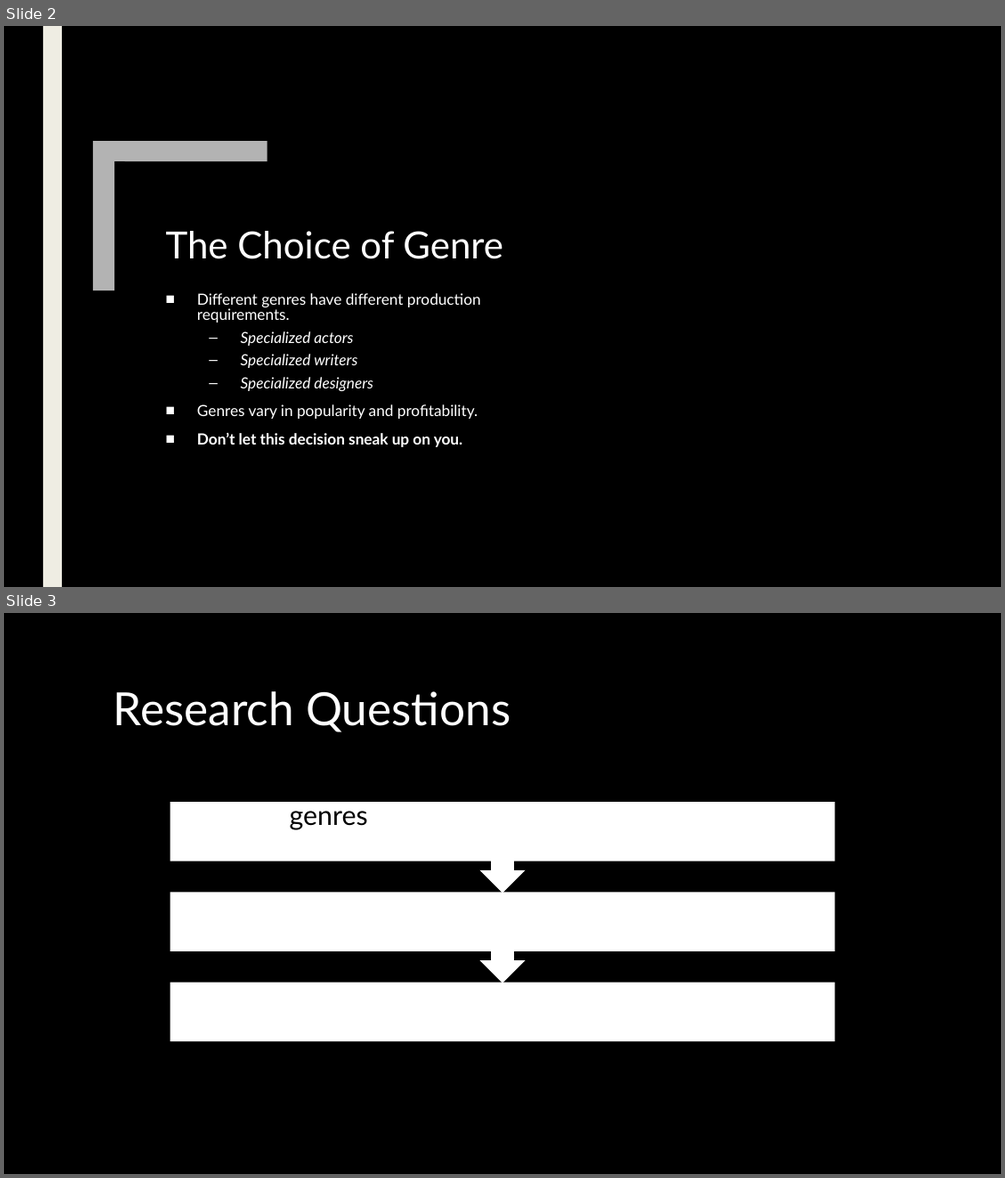
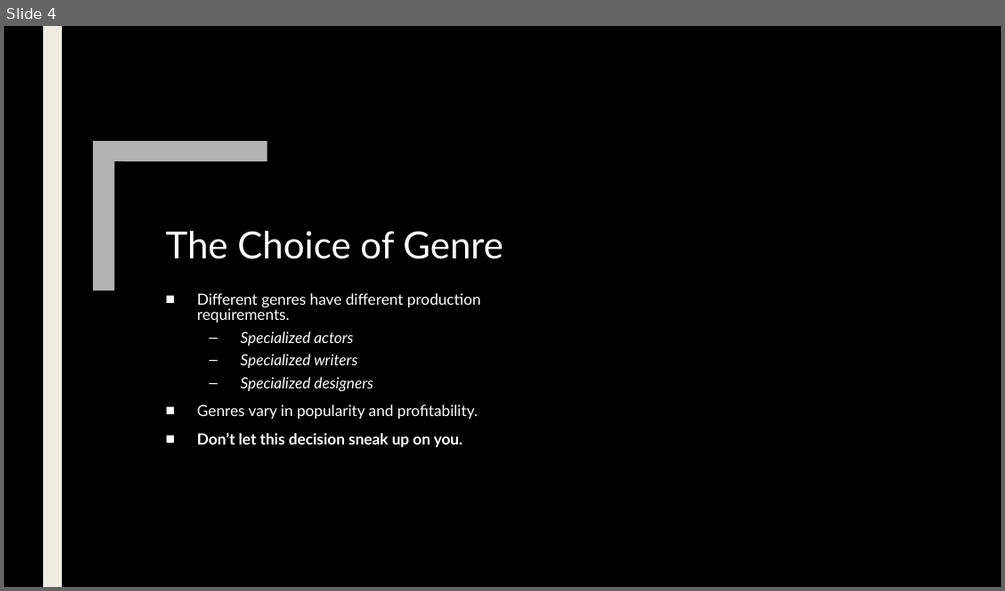
Before and after one commit to ndgigliotti/dsc-phase-1-project, a slide deck: presentation/presentation.pptx. Shown one above the other, each under a label of ours: slides 2 and 3 before the commit, slide 4 after it. The pictures are 1005x1178 and 1005x591 pixels, drawn with LibreOffice and Linux fonts; fonts in the diff are those of the drawing; background and template pictures are left out. Boxes give left, top, right and bottom in pixels: in the first picture for what was removed or moved away, otherwise in the second. Text is boxed around its words. In the diff, an @@ line names an element or a change of style, - is before the commit and + after.

```diff
--- a/presentation/presentation.pptx
+++ b/presentation/presentation.pptx
@@ slide 3 removed at bbox=[4, 613, 1001, 1174], background #000000 @@
@@ rectangle removed at bbox=[4, 613, 1001, 1174] @@
@@ rectangle removed at bbox=[43, 613, 62, 1174] @@
@@ text removed at bbox=[113, 691, 510, 732] @@
-Research Questions
@@ group removed at bbox=[170, 799, 834, 1041]: 2 up arrow callouts, 1 rectangle, 1 text @@
-What genres have the strongest correlation with ROI?
@@ what was slide 2 is now slide 4 @@
```
Also in this commit, not shown: 1 slide changed, 9 slides added, 6 other slides removed, 1 other file.
